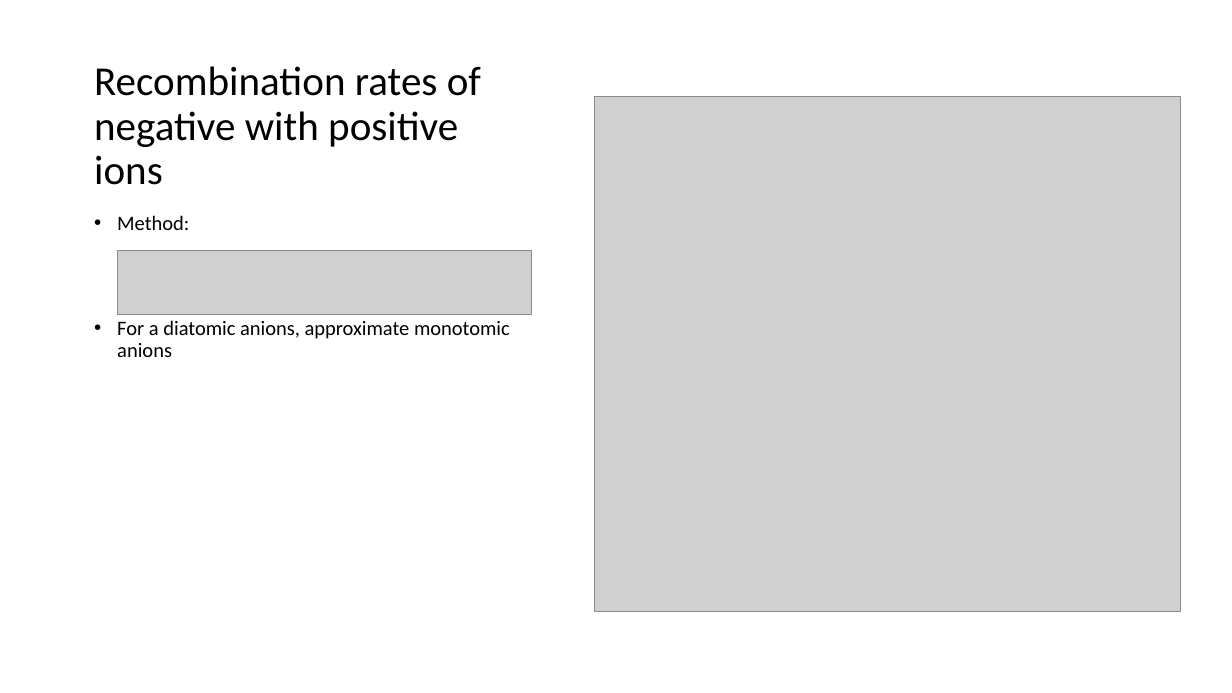
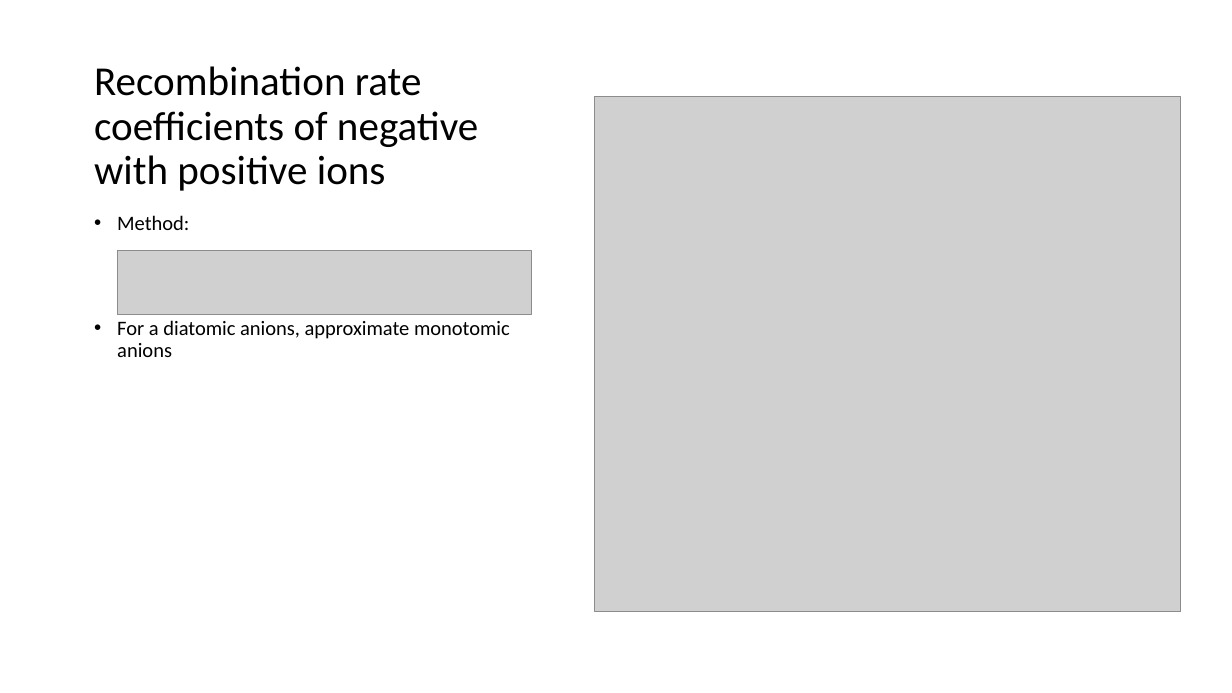
Before and after one commit to CubeOvO/Saturn, a slide deck: slide 15 of week4/Photodetachment Rate at Saturn - Draft.pptx. Drawn at 1232x693 pixels with LibreOffice and Linux fonts; fonts in the diff are those of the drawing; grey boxes stand for pictures. Boxes give left, top, right and bottom in pixels: in the first picture for what was removed or moved away, otherwise in the second. Text is boxed around its words. In the diff, an @@ line names an element or a change of style, - is before the commit and + after.

```diff
--- a/week4/Photodetachment Rate at Saturn - Draft.pptx
+++ b/week4/Photodetachment Rate at Saturn - Draft.pptx
@@ title at bbox=[94, 66, 478, 191]: text changed @@
-Recombination rates of negative with positive ions
+Recombination rate coefficients of negative with positive ions
```
Also in this commit, not shown: 8 other slides changed.
